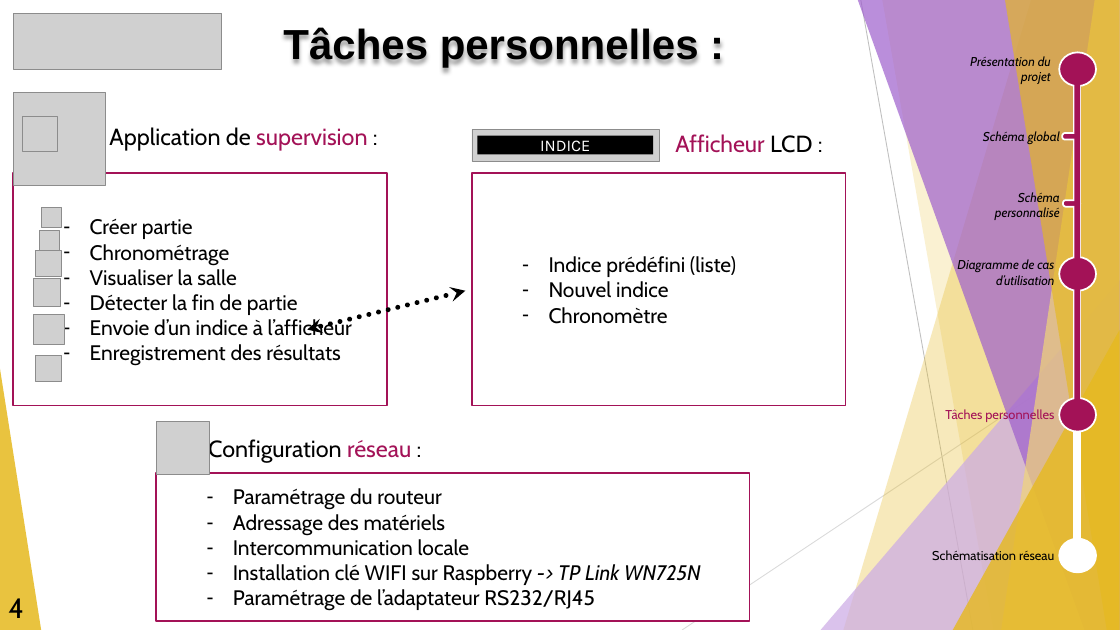
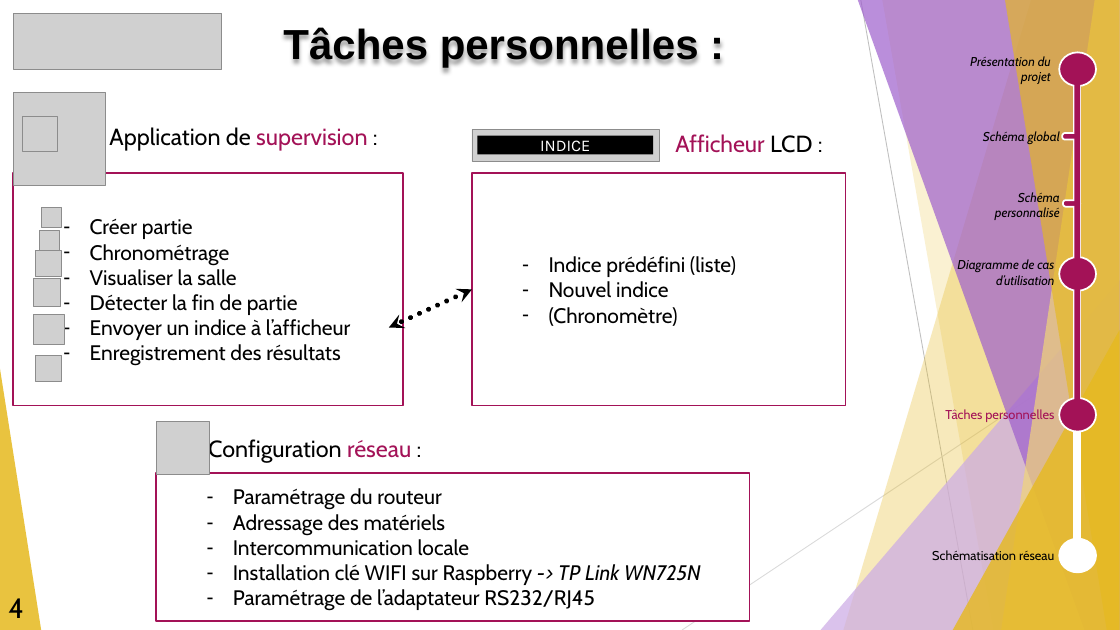
Before and after one commit to GuiguiMvn/Systeme-Escape-Game-Telethon, a slide deck: slide 6 of Nathan/Compte-rendus/REVUE-R1-GUIGAND-SFL6.pptx. Drawn at 1120x630 pixels with LibreOffice and Linux fonts; fonts in the diff are those of the drawing; grey boxes stand for pictures. Boxes give left, top, right and bottom in pixels: in the first picture for what was removed or moved away, otherwise in the second. Text is boxed around its words. In the diff, an @@ line names an element or a change of style, - is before the commit and + after.

```diff
--- a/Nathan/Compte-rendus/REVUE-R1-GUIGAND-SFL6.pptx
+++ b/Nathan/Compte-rendus/REVUE-R1-GUIGAND-SFL6.pptx
@@ rectangle "Créer partie": place and size @@
-rectangle "Créer partie" at <box>13,173,387,405</box>
+rectangle "Créer partie" at <box>13,173,403,405</box>
@@ double arrow moved from (308, 329) - (465, 291) to (389, 328) - (472, 289) @@
@@ text in rectangle at <box>90,319,350,340</box>: text changed @@
-  – Envoie d’un indice à l’afficheur
+  – Envoyer un indice à l’afficheur
@@ text in rectangle at <box>549,307,678,326</box>: text changed @@
-  – Chronomètre
+  – (Chronomètre)
```
Also in this commit, not shown: 1 other file.
